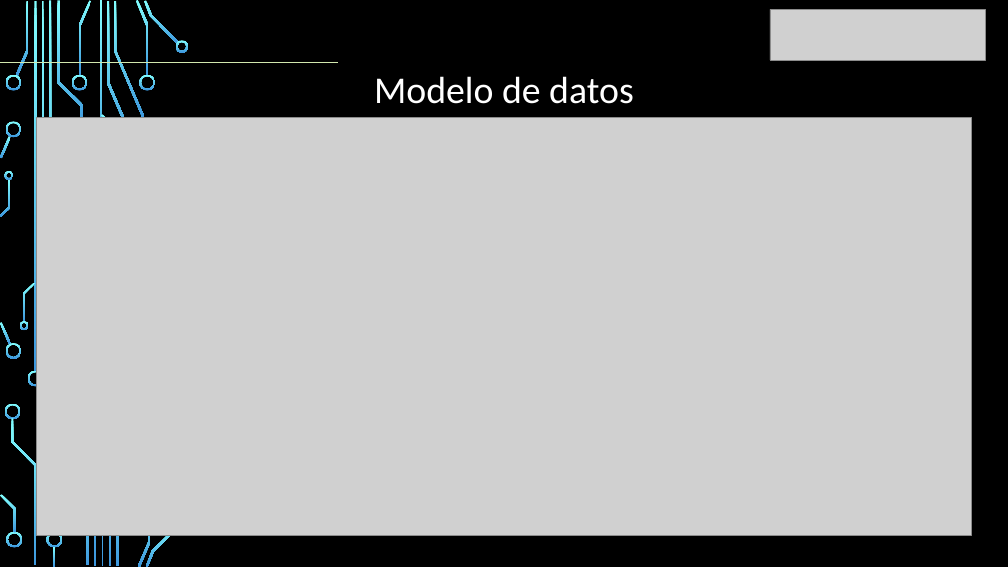
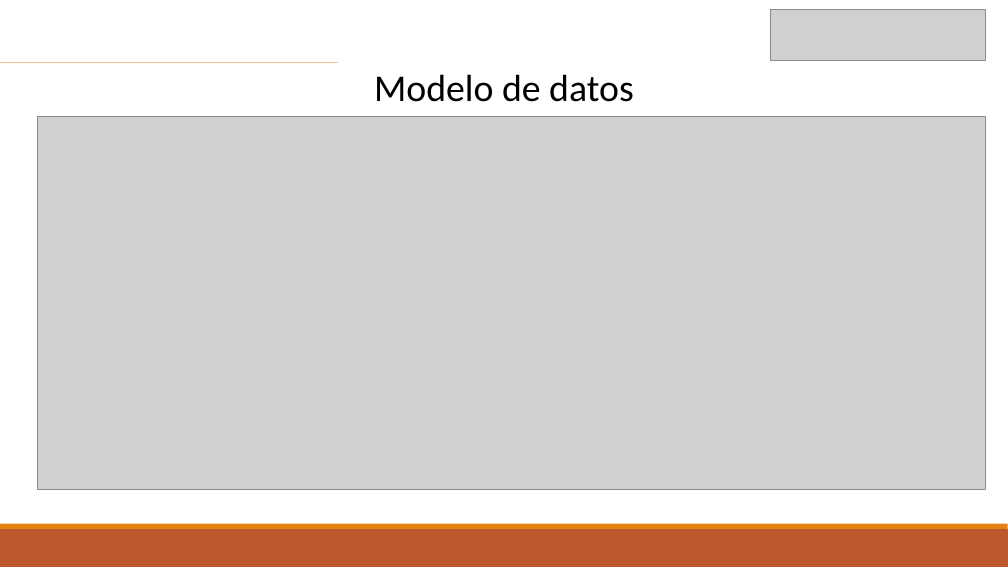
Before and after one commit to reisidente/Gestion-Bodega-Centralizada, a slide deck: slide 11 of GBFC/Fase 2/Evidencial Proyecto/Presentacion Proyecto.pptx. Drawn at 1008x567 pixels with LibreOffice and Linux fonts; fonts in the diff are those of the drawing; grey boxes stand for pictures; background and template pictures are left out. Boxes give left, top, right and bottom in pixels: in the first picture for what was removed or moved away, otherwise in the second. Text is boxed around its words. In the diff, an @@ line names an element or a change of style, - is before the commit and + after.

```diff
--- a/GBFC/Fase 2/Evidencial Proyecto/Presentacion Proyecto.pptx
+++ b/GBFC/Fase 2/Evidencial Proyecto/Presentacion Proyecto.pptx
@@ background picture (left out) to #FFFFFF @@
@@ group removed at [0,0,189,567]: 35 freeform shapes, 4 rectangles @@
@@ text "Modelo de datos" at [374,74,634,102]: text colour #FFFFFF to #000000 @@
@@ line (0, 63) - (338, 63): stroke #D2E8AE 1.25 pt to #F6C791 1.25 pt @@
@@ picture: place and size @@
-picture at [36,118,972,535]
+picture at [38,116,985,489]
@@ rectangle added at [0,529,1008,567], fill #BD582C @@
@@ rectangle added at [0,524,1008,529], fill #E48312 @@
```
Also in this commit, not shown: 14 other slides changed, 3 other files.
